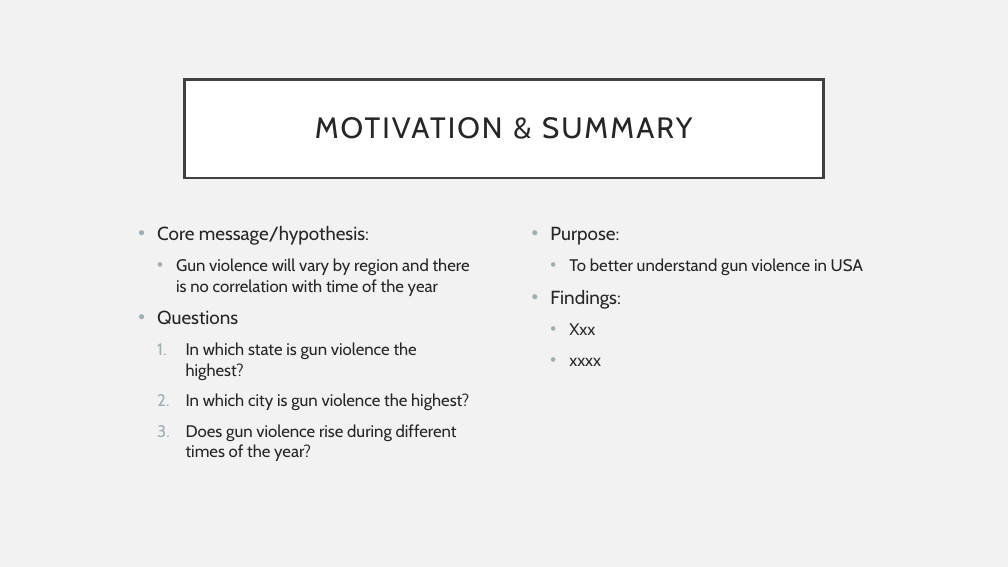
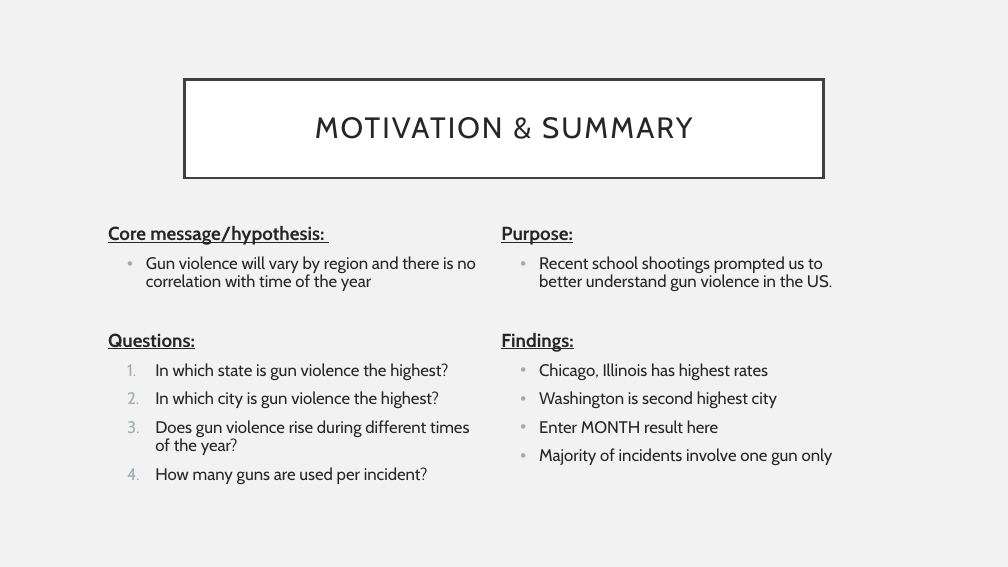
Before and after one commit to rezali/group-project, a slide deck: slide 2 of Gun Violence in USA.pptx. Drawn at 1008x567 pixels with LibreOffice and Linux fonts; fonts in the diff are those of the drawing. Boxes give left, top, right and bottom in pixels: in the first picture for what was removed or moved away, otherwise in the second. Text is boxed around its words. In the diff, an @@ line names an element or a change of style, - is before the commit and + after.

Commit message:
adding latest edits

```diff
--- a/Gun Violence in USA.pptx
+++ b/Gun Violence in USA.pptx
@@ text "Core message/hypothesis:": place and size @@
-text "Core message/hypothesis:" at <box>157,226,470,461</box>
+text "Core message/hypothesis:" at <box>108,226,476,484</box>
@@ text at <box>108,226,476,455</box>: bold on, underline on in "Core message/hypothesis:"; bullet • to none; line spacing 1 to 0.9 @@
@@ text "Purpose:": place and size @@
-text "Purpose:" at <box>550,226,863,366</box>
+text "Purpose:" at <box>501,226,833,465</box>
@@ text at <box>501,226,573,352</box>: bold on, underline on in "Purpose:", "Findings:"; bullet • to none; line spacing 1 to 0.9 @@
@@ text at <box>539,256,832,291</box>: text changed @@
-  • To better understand gun violence in USA
+  • Recent school shootings prompted us to better understand gun violence in the US.
@@ text at <box>108,333,195,349</box>: text changed; bold on @@
-• Questions
+Questions:
@@ text at <box>539,363,833,465</box>: text changed @@
-  • Xxx
-  • xxxx
+  • Chicago, Illinois has highest rates
+  • Washington is second highest city
+  • Enter MONTH result here
+  • Majority of incidents involve one gun only
@@ text at <box>155,467,428,484</box>: paragraph added @@
+  4. How many guns are used per incident?
```
Also in this commit, not shown: 4 other slides changed, 5 slides added, 1 slide removed.
